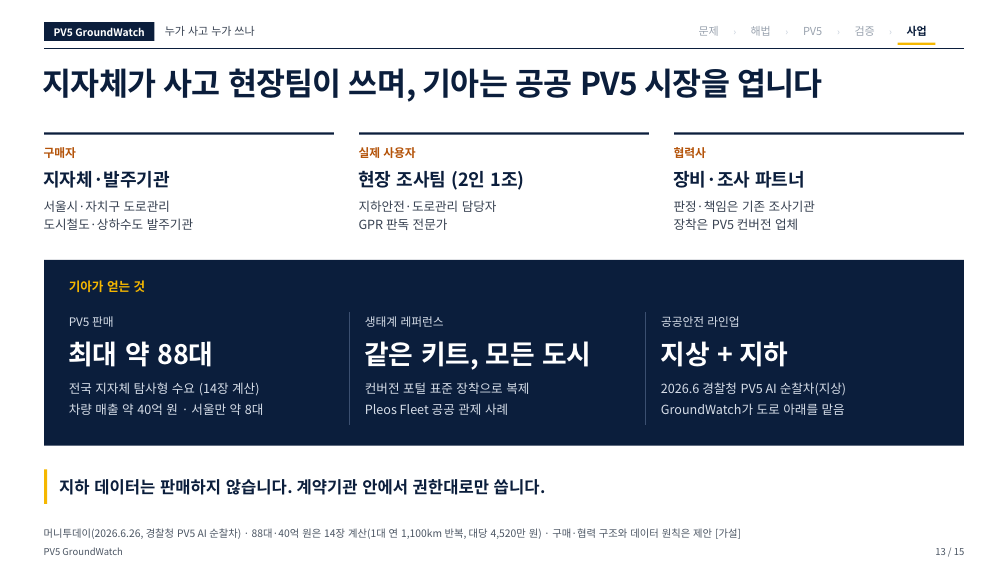
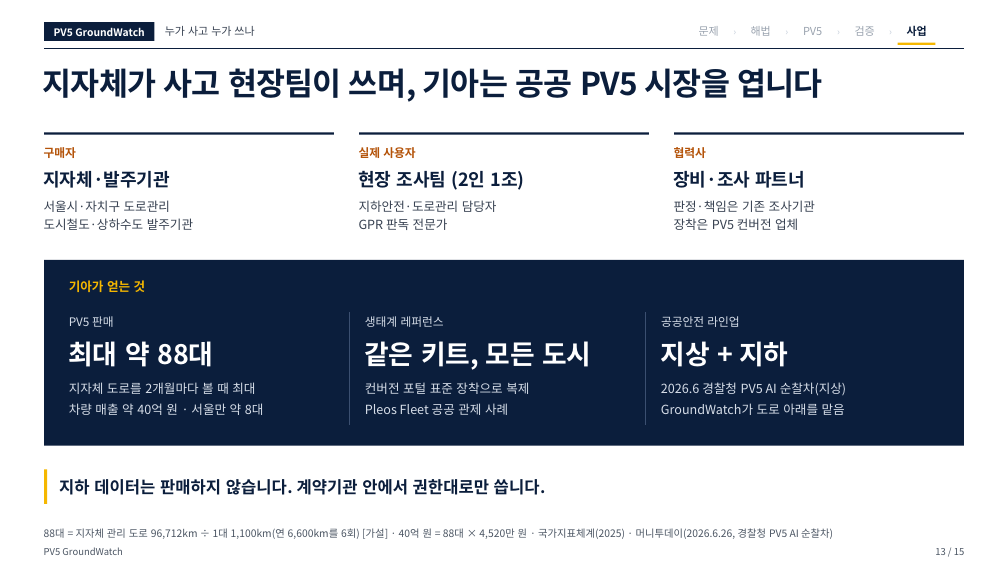
Before and after one commit to woojin-choe/pv5-hose-lab, a slide deck: slide 13 of ppt_all/PV5_GroundWatch_10_24.pptx. Drawn at 1008x567 pixels with LibreOffice and Linux fonts; fonts in the diff are those of the drawing. Boxes give left, top, right and bottom in pixels: in the first picture for what was removed or moved away, otherwise in the second. Text is boxed around its words. In the diff, an @@ line names an element or a change of style, - is before the commit and + after.

```diff
--- a/ppt_all/PV5_GroundWatch_10_24.pptx
+++ b/ppt_all/PV5_GroundWatch_10_24.pptx
@@ text at (x1=69, y1=382, x2=255, y2=394): text changed @@
-전국 지자체 탐사형 수요 (14장 계산)
+지자체 도로를 2개월마다 볼 때 최대
@@ text at (x1=44, y1=528, x2=833, y2=539): text changed @@
-머니투데이(2026.6.26, 경찰청 PV5 AI 순찰차) · 88대·40억 원은 14장 계산(1대 연 1,100km 반복, 대당 4,520만 원) · 구매·협력 구조와 데이터 원칙은 제안 [가설]
+88대 = 지자체 관리 도로 96,712km ÷ 1대 1,100km(연 6,600km를 6회) [가설] · 40억 원 = 88대 × 4,520만 원 · 국가지표체계(2025) · 머니투데이(2026.6.26, 경찰청 PV5 AI 순찰차)
```
Also in this commit, not shown: 2 other slides changed, 30 other files.
